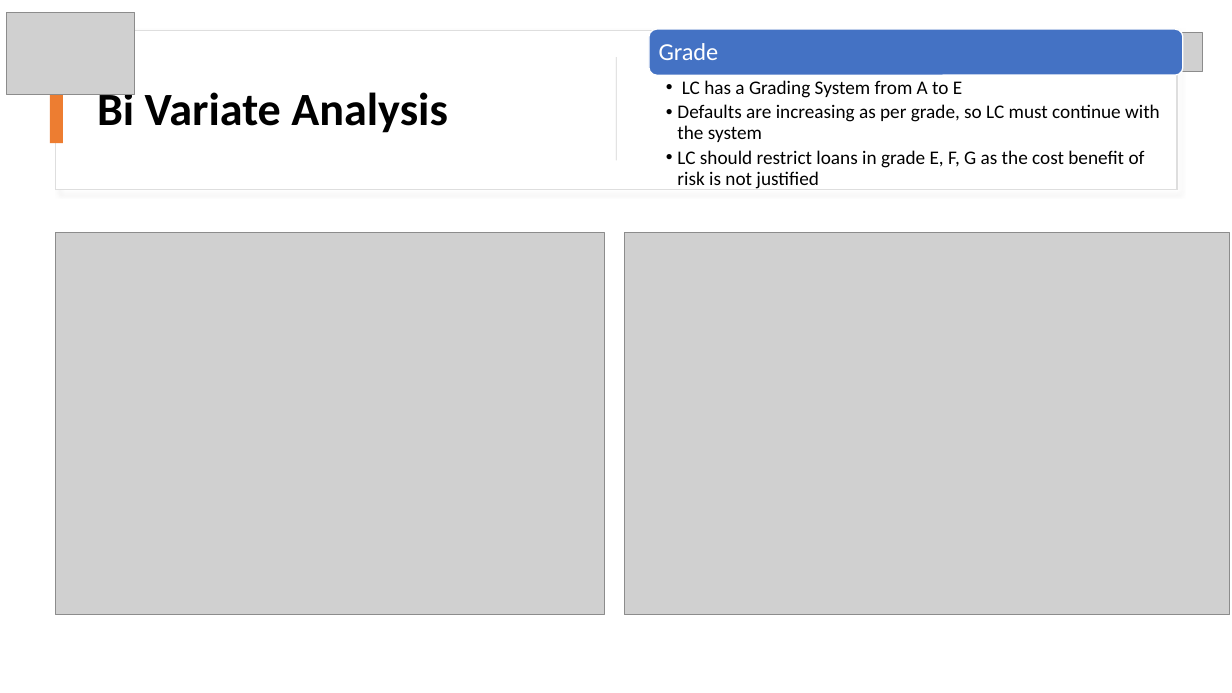
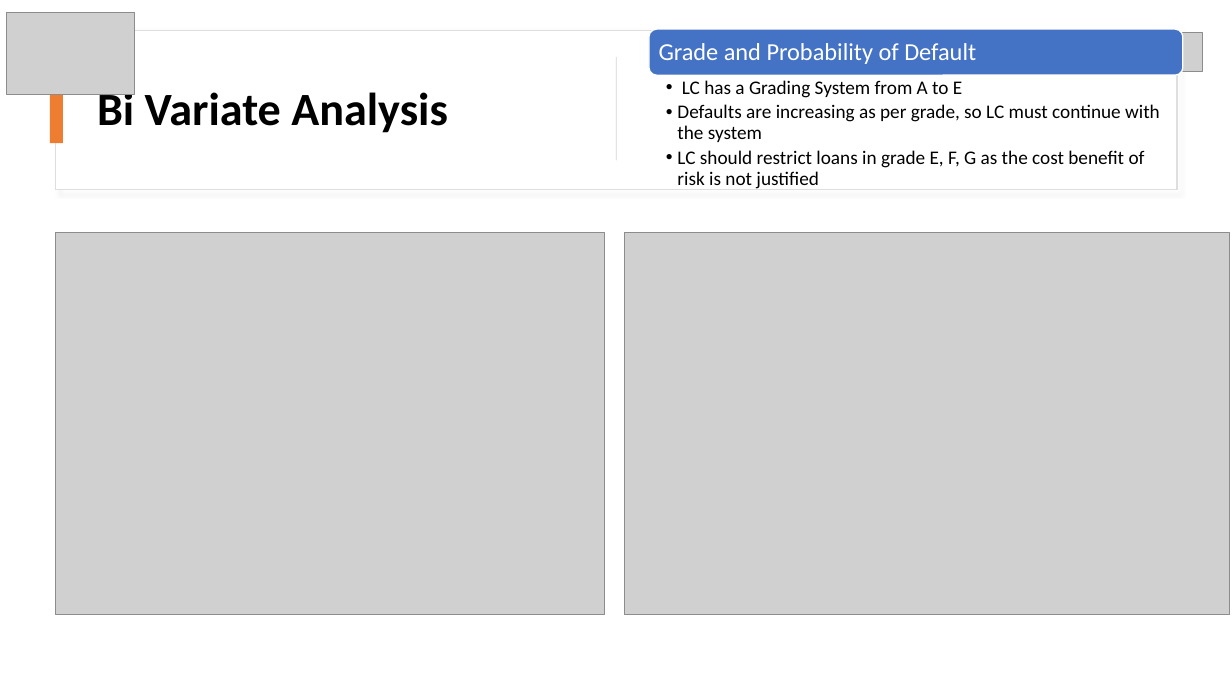
Before and after one commit to rramchan12/Lending-Club-EDA-CaseStudy, a slide deck: slide 10 of LendingClubCaseStudy.pptx. Drawn at 1232x693 pixels with LibreOffice and Linux fonts; fonts in the diff are those of the drawing; grey boxes stand for pictures; background and template pictures are left out. Boxes give left, top, right and bottom in pixels: in the first picture for what was removed or moved away, otherwise in the second. Text is boxed around its words. In the diff, an @@ line names an element or a change of style, - is before the commit and + after.

```diff
--- a/LendingClubCaseStudy.pptx
+++ b/LendingClubCaseStudy.pptx
@@ text at (659,43,976,64): text changed @@
-Grade
+Grade and Probability of Default
```
Also in this commit, not shown: 2 other slides changed, 2 slides added, 3 slides removed.
